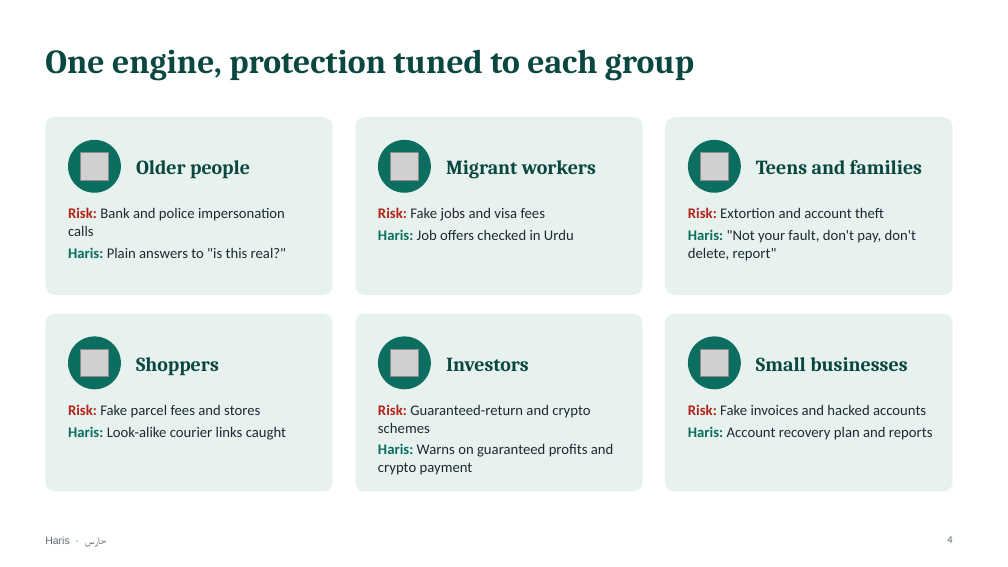
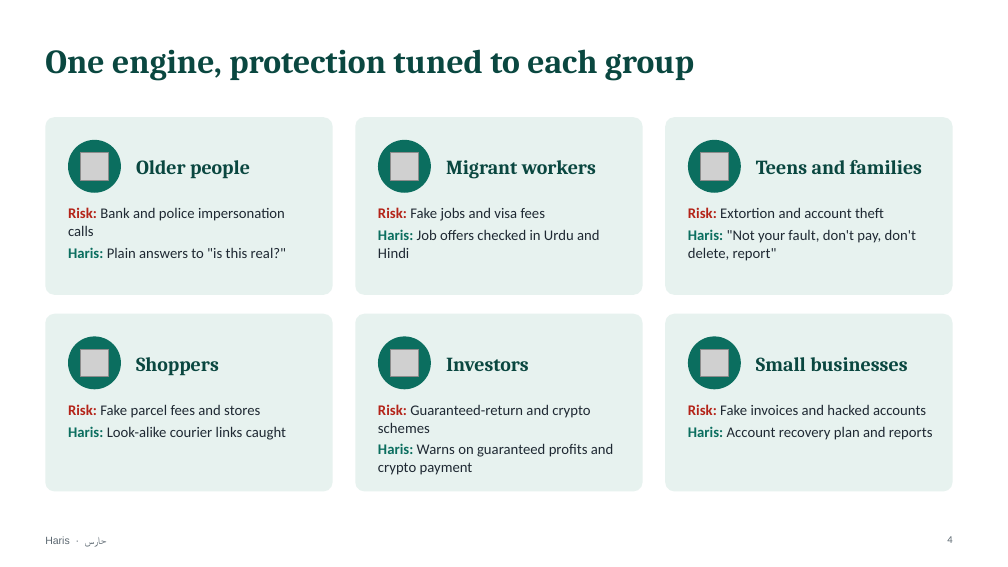
Before and after one commit to mohamedtorky2022/Haris, a slide deck: slide 4 of docs/Haris-presentation.pptx. Drawn at 1008x567 pixels with LibreOffice and Linux fonts; fonts in the diff are those of the drawing; grey boxes stand for pictures. Boxes give left, top, right and bottom in pixels: in the first picture for what was removed or moved away, otherwise in the second. Text is boxed around its words. In the diff, an @@ line names an element or a change of style, - is before the commit and + after.

```diff
--- a/docs/Haris-presentation.pptx
+++ b/docs/Haris-presentation.pptx
@@ text at (378, 229, 600, 258): text changed @@
-Haris: Job offers checked in Urdu
+Haris: Job offers checked in Urdu and Hindi
```
Also in this commit, not shown: 7 other slides changed, 27 other files.
